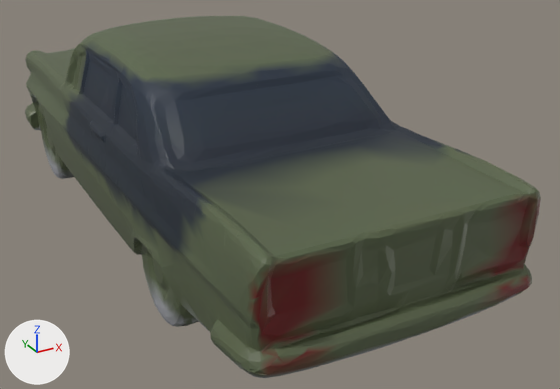
The glTF model scripts/assets/models/vehicles/vintage_lod1.glb as it was, and as the next commit left it.
One viewpoint serves both versions: a 50 mm camera at (-86.9, -204.8, 108.2) aimed at (16.0, -17.8, 14.7). Every picture has the same lights, and +X, +Y and +Z are marked at lower left. The picture after the commit comes second. Where no turn or scale is listed for an object, it has been applied to the vertices. Vertices at exactly the same position are counted once.

Before the edit, the objects in view are built like this:
```python
me_geometry_0 = bpy.data.meshes.new('geometry_0')
me_geometry_0.from_pydata(...)  # 8535 vertices, 17097 faces; spans x -37.0..41.0, y -101.0..97.0, z 0.0..62.0
me_geometry_0.materials.append(mat_geometry_0)
ob_geometry_0 = bpy.data.objects.new('geometry_0', me_geometry_0)
ob_geometry_0.location = (0.0, 0.0, 0.0)
```
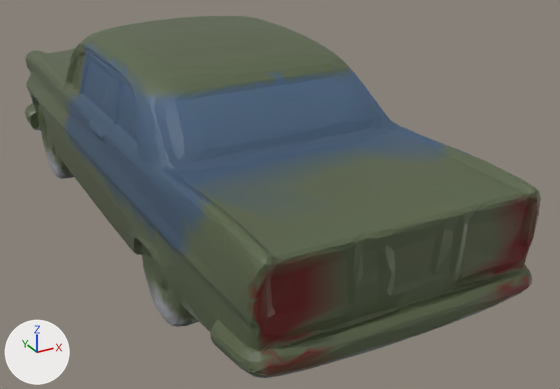
Patch to the scene script:
```diff
--- a/scripts/assets/models/vehicles/vintage_lod1.glb.py
+++ b/scripts/assets/models/vehicles/vintage_lod1.glb.py
@@ me_geometry_0 @@
 me_geometry_0.from_pydata(...)  # 8535 vertices, 17097 faces; spans x -37.0..41.0, y -101.0..97.0, z 0.0..62.0
 # used by ob_geometry_0; location = (0.0, 0.0, 0.0)
+# me_geometry_0 part 1: 2702 faces centred in x -36.0..40.0, y -80.0..35.0, z 24.0..59.0 are repainted in the vertex colours, in many colours
 me_geometry_0.materials.append(mat_geometry_0)
```

Boxes [x1, y1, x2, y2] around the edits, measured in the pictures (560 x 389 px):
part 1 of me_geometry_0, recoloured (lighter)
    both: [62, 41, 468, 256]
